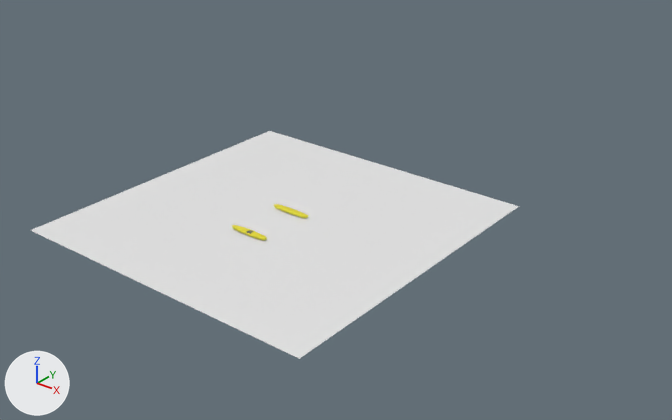
A saved change to the Blender file blender-projects/yut-physics.blend.
Both versions are drawn from a 50 mm camera at (160.0, -175.0, 117.0) aimed at (-10.0, 37.0, -15.0). Arrows for +X, +Y and +Z are at lower left; the lights stay in place.

The scene before the commit, as lines of its bpy script (objects in view):
```python
me_plane = bpy.data.meshes.new('Plane')
me_plane.from_pydata([(-1.0, -1.0, 0.0), (1.0, -1.0, 0.0), (-1.0, 1.0, 0.0), (1.0, 1.0, 0.0)], [], [(0, 1, 3, 2)])
ob_plane = bpy.data.objects.new('Plane', me_plane)
ob_plane.location = (0.0, 0.0, -0.4)
ob_plane.scale = (48.9, 48.9, 48.9)
```
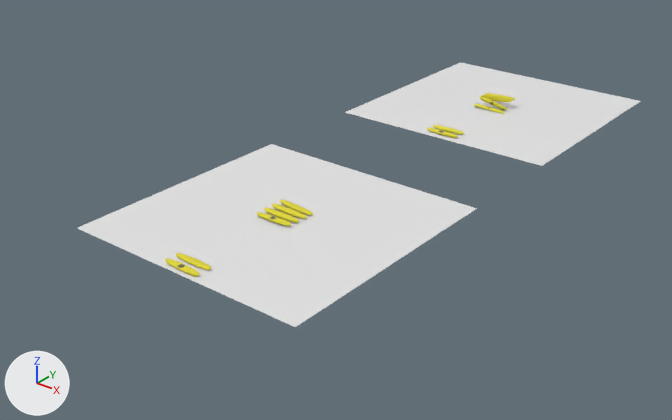
Pixel boxes (x1, y1, x2, y2) of what changed, in the pictures (672 x 420 px):
'Plane', rescaled (18% narrower, 20% shorter)
    before: (30, 131, 519, 359)
    after: (77, 144, 477, 327)
'Plane.001', added
    after: (345, 62, 641, 166)
'Cube.005', added
    after: (165, 258, 199, 276)
'Cube.001', added
    after: (264, 208, 299, 223)
'Cube.002', added
    after: (272, 203, 306, 219)
'Cube.006', added
    after: (280, 200, 313, 216)
'Cube.011', added
    after: (482, 94, 512, 102)
'Cube.007', added
    after: (427, 128, 458, 138)
'Cube.008', added
    after: (433, 125, 464, 135)
'Cube.010', added
    after: (480, 96, 507, 110)
'Cube.009', added
    after: (474, 104, 504, 114)

The change, as a list of edits to the scene's bpy script:
```text
Change ob_plane:
    ob_plane.scale: (48.9, 48.9, 48.9) -> (40.0, 40.0, 40.0)
Add ob_cube_011:
    ob_cube_011 = bpy.data.objects.new('Cube.011', me_cube_013)  # 85 vertices, 166 faces; spans x -6.27..6.28, y -1.22..1.22, z -0.41..0.49; in mat_material_014 (picture img_dots2_png_008); modifiers DECIMATE
    ob_cube_011.location = (0.0, 120.7, 2.8)
    ob_cube_011.rotation_euler = (14.16, -0.0827, 0.0215)  # degrees (91, -4.7, 1.2)
Add ob_cube_010:
    ob_cube_010 = bpy.data.objects.new('Cube.010', me_cube_012)  # 85 vertices, 166 faces; spans x -6.27..6.28, y -1.22..1.22, z -0.41..0.49; in mat_material_013 (picture img_dots2_png_007); modifiers DECIMATE
    ob_cube_010.location = (0.0, 118.0, 1.3)
    ob_cube_010.rotation_euler = (5.372, 0.159, -0.0755)  # degrees (308, 9.1, -4.3)
Add ob_cube_009:
    ob_cube_009 = bpy.data.objects.new('Cube.009', me_cube_011)  # 85 vertices, 166 faces; spans x -6.27..6.28, y -1.22..1.22, z -0.41..0.49; in mat_material_012 (picture img_dots2_png_006); modifiers DECIMATE
    ob_cube_009.location = (0.0, 115.4, 0.2)
    ob_cube_009.rotation_euler = (2.935, 0.0399, 0.0328)  # degrees (168, 2.3, 1.9)
Add ob_cube_008:
    ob_cube_008 = bpy.data.objects.new('Cube.008', me_cube_010)  # 85 vertices, 166 faces; spans x -6.27..6.28, y -1.22..1.22, z -0.41..0.49; in mat_material_011 (picture img_dots2_png_005); modifiers DECIMATE
    ob_cube_008.location = (0.0, 87.4, 0.0)
Add ob_cube_007:
    ob_cube_007 = bpy.data.objects.new('Cube.007', me_cube_009)  # 110 vertices, 166 faces; spans x -6.27..6.28, y -1.22..1.22, z -0.41..0.49; in mat_material_010 (picture img_dots_rhino_002)
    ob_cube_007.location = (0.0, 83.5, 0.0)
    ob_cube_007.rotation_euler = (0.0, 0.0, -0.032)  # degrees (0, 0, -1.8)
Add ob_plane_001:
    ob_plane_001 = bpy.data.objects.new('Plane.001', me_plane.copy())  # the mesh of ob_plane
    ob_plane_001.location = (0.0, 120.0, -0.4)
    ob_plane_001.scale = (40.0, 40.0, 40.0)
Add ob_cube_006:
    ob_cube_006 = bpy.data.objects.new('Cube.006', me_cube_008)  # 85 vertices, 166 faces; spans x -6.27..6.28, y -1.22..1.22, z -0.41..0.49; in mat_material_009 (picture img_dots2_png_004); modifiers DECIMATE
    ob_cube_006.location = (0.0, 6.5, 0.3)
    ob_cube_006.rotation_euler = (-0.0277, 0.04, -0.0432)  # degrees (-1.6, 2.3, -2.5)
Add ob_cube_005:
    ob_cube_005 = bpy.data.objects.new('Cube.005', me_cube_007)  # 110 vertices, 166 faces; spans x -6.27..6.28, y -1.22..1.22, z -0.41..0.49; in mat_material_008 (picture img_dots_rhino_001)
    ob_cube_005.location = (0.0, -37.7, 0.0)
    ob_cube_005.rotation_euler = (0.0, 0.0, -0.032)  # degrees (0, 0, -1.8)
Add ob_cube_002:
    ob_cube_002 = bpy.data.objects.new('Cube.002', me_cube_004)  # 85 vertices, 166 faces; spans x -6.27..6.28, y -1.22..1.22, z -0.41..0.49; in mat_material_006 (picture img_dots2_png_002); modifiers DECIMATE
    ob_cube_002.location = (0.0, 3.4, 0.3)
    ob_cube_002.rotation_euler = (0.0233, 0.0394, 0.0215)  # degrees (1.3, 2.3, 1.2)
Add ob_cube_001:
    ob_cube_001 = bpy.data.objects.new('Cube.001', me_cube_002)  # 85 vertices, 166 faces; spans x -6.27..6.28, y -1.22..1.22, z -0.41..0.49; in mat_material_005 (picture img_dots2_png_001); modifiers DECIMATE
    ob_cube_001.location = (0.0, 0.2, 0.3)
    ob_cube_001.rotation_euler = (0.0479, 0.033, 0.0276)  # degrees (2.7, 1.9, 1.6)
```
